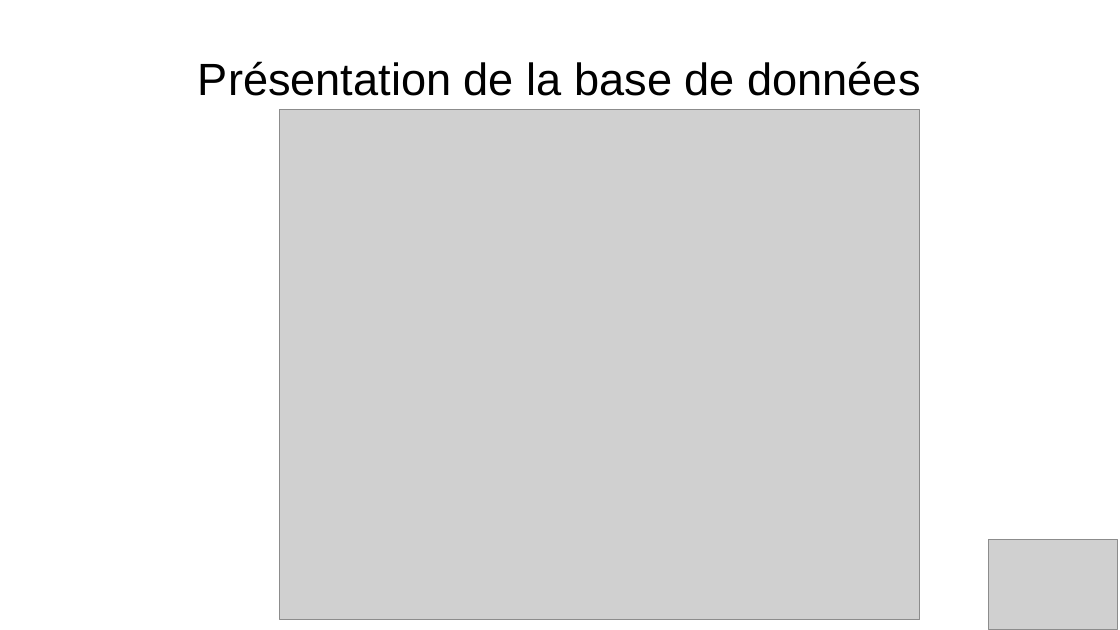
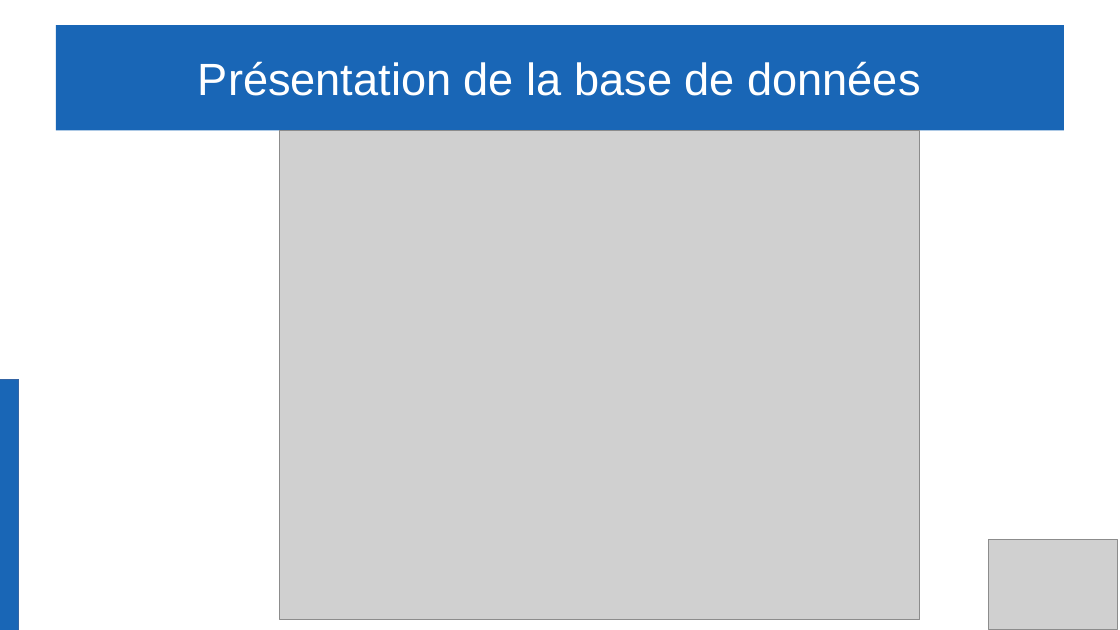
Before and after one commit to Gabin221/Tracking-BLE-documents, a slide deck: slide 22 of Revues/Revues1/presentation_yahya_andrea_gabin.odp. Drawn at 1120x630 pixels with LibreOffice and Linux fonts; fonts in the diff are those of the drawing; grey boxes stand for pictures. Boxes give left, top, right and bottom in pixels: in the first picture for what was removed or moved away, otherwise in the second. Text is boxed around its words. In the diff, an @@ line names an element or a change of style, - is before the commit and + after.

```diff
--- a/Revues/Revues1/presentation_yahya_andrea_gabin.odp
+++ b/Revues/Revues1/presentation_yahya_andrea_gabin.odp
@@ title "Présentation de la base de ...": place and size @@
-title "Présentation de la base de ..." at <box>198,61,920,96</box>
+title "Présentation de la base de ..." at <box>56,25,1064,131</box>
@@ title "Présentation de la base de ..." at <box>56,25,1064,131</box>: text colour #000000 to #FFFFFF; fill none to #1966B6 @@
@@ picture: place and size @@
-picture at <box>279,110,920,621</box>
+picture at <box>279,130,920,620</box>
@@ rectangle added at <box>0,380,19,630</box>, fill #1966B6, outline #3465A4 0 pt @@
```
Also in this commit, not shown: 22 other slides changed, 1 other file.
